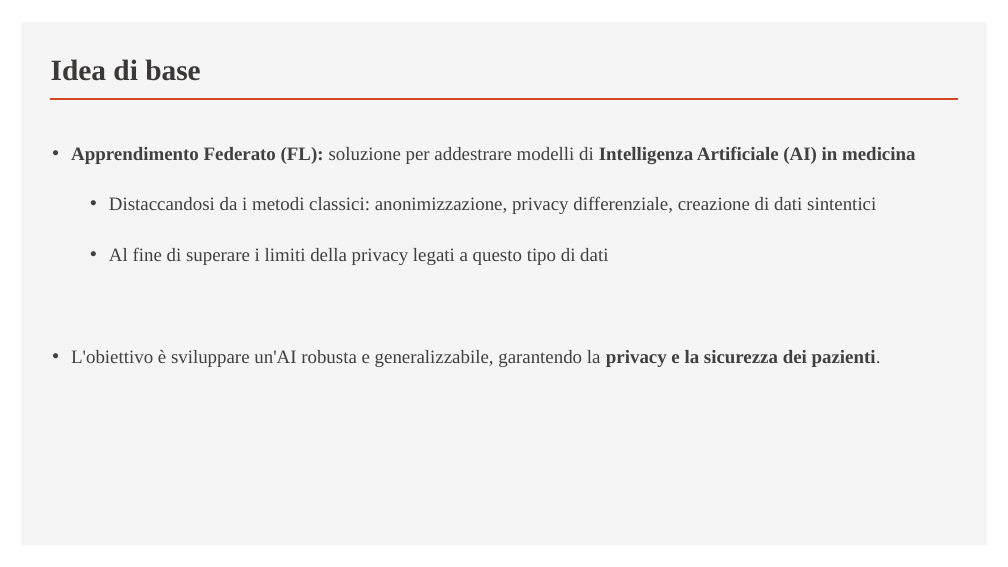
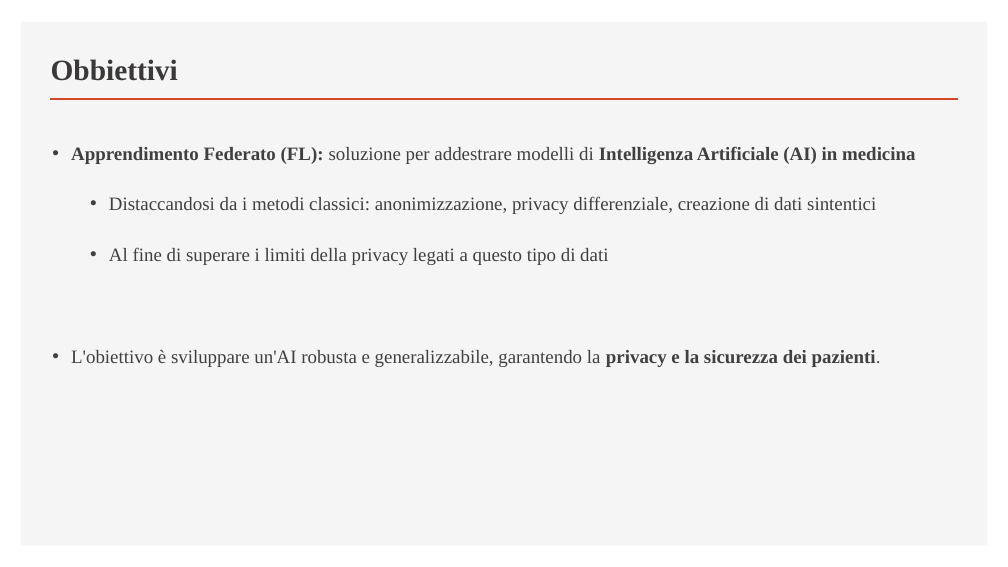
Before and after one commit to CaptainLento/Federated-Learning, a slide deck: slide 2 of Federated Learning in Medicine.pptx. Drawn at 1008x567 pixels with LibreOffice and Linux fonts; fonts in the diff are those of the drawing. Boxes give left, top, right and bottom in pixels: in the first picture for what was removed or moved away, otherwise in the second. Text is boxed around its words. In the diff, an @@ line names an element or a change of style, - is before the commit and + after.

```diff
--- a/Federated Learning in Medicine.pptx
+++ b/Federated Learning in Medicine.pptx
@@ title at box(51, 59, 178, 81): text changed @@
-Idea di base
+Obbiettivi
```
Also in this commit, not shown: 1 other slide changed.
